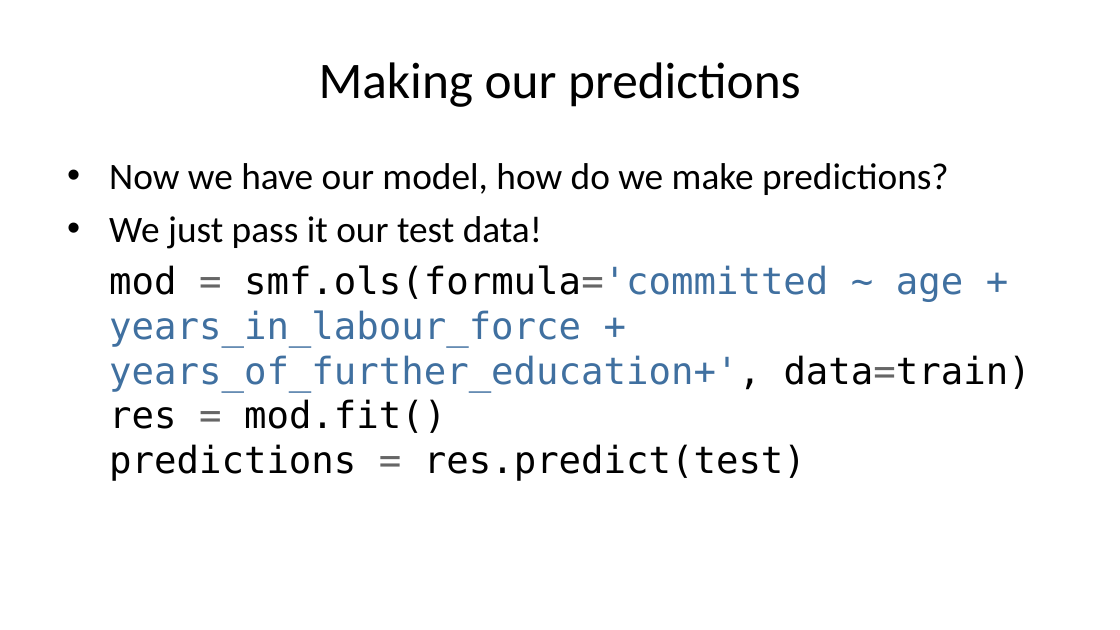
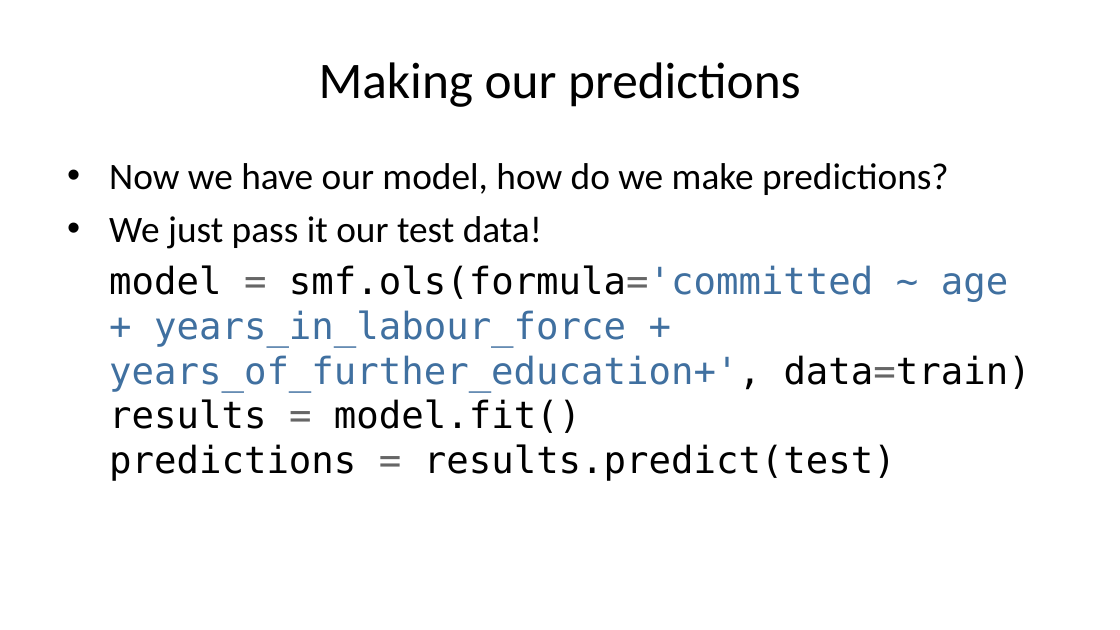
Before and after one commit to AndreasVarotsis/applied-modelling, a slide deck: slide 11 of slides/modelling-tutorial-senior-leaders-ppt.pptx. Drawn at 1120x630 pixels with LibreOffice and Linux fonts; fonts in the diff are those of the drawing. Boxes give left, top, right and bottom in pixels: in the first picture for what was removed or moved away, otherwise in the second. Text is boxed around its words. In the diff, an @@ line names an element or a change of style, - is before the commit and + after.

```diff
--- a/slides/modelling-tutorial-senior-leaders-ppt.pptx
+++ b/slides/modelling-tutorial-senior-leaders-ppt.pptx
@@ text at (x1=109, y1=265, x2=1031, y2=481): text changed @@
-mod = smf.ols(formula='committed ~ age + years_in_labour_force + years_of_further_education+', data=train)
-res = mod.fit()
-predictions = res.predict(test)
+model = smf.ols(formula='committed ~ age + years_in_labour_force + years_of_further_education+', data=train)
+results = model.fit()
+predictions = results.predict(test)
```
Also in this commit, not shown: 8 other slides changed, 5 slides added, 1 slide removed, 7 other files.
